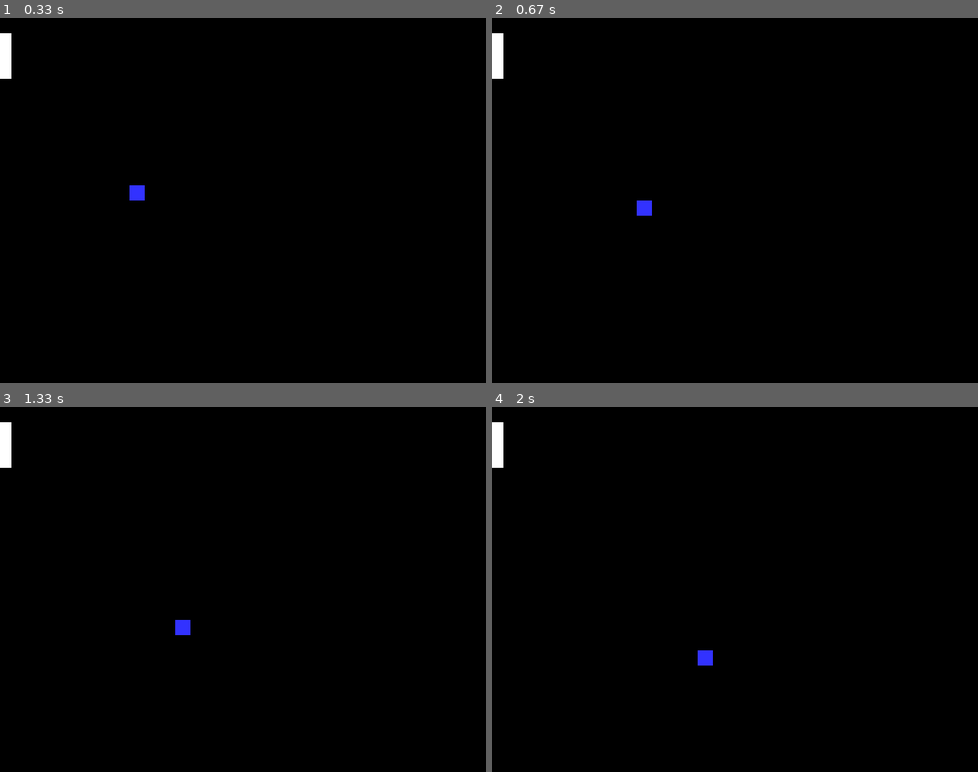
Above: before the commit, frames 1-4 (two rows, left to right).
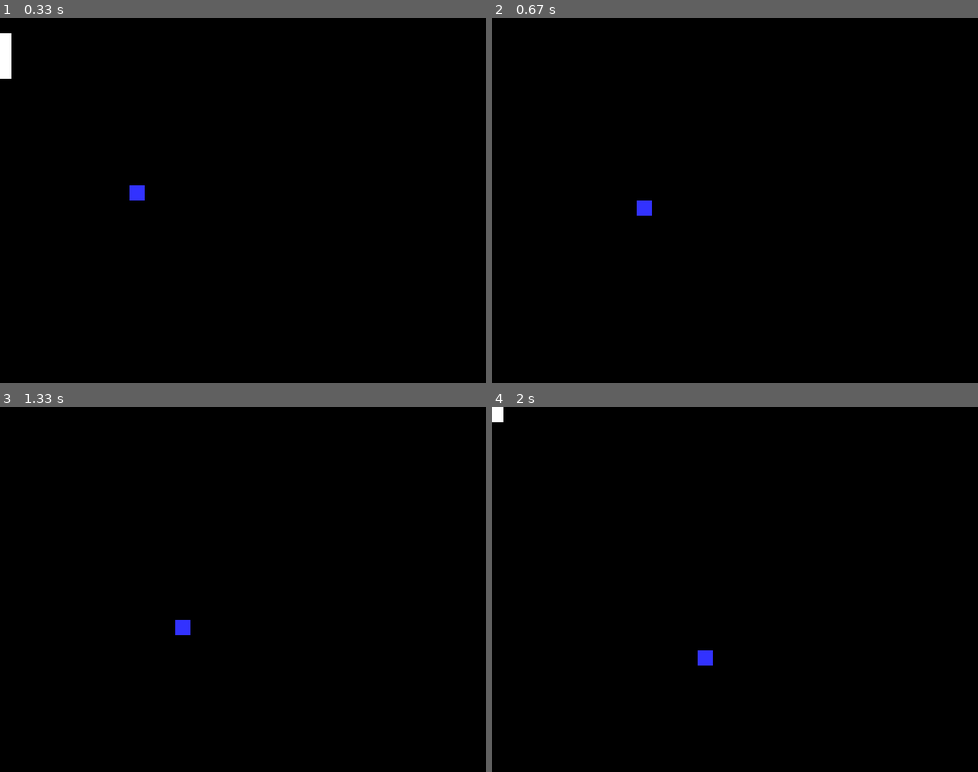
Above: after the commit, the same moments.

Repository: FreeTurkishKebab/usta-acs-tasks
Game: pygame game, started from Pygame/pong_2.py
The game is run twice, just before and just after one commit, with the same random seed, the same clock (stepped at 60 frames per second) and the same inputs.
Inputs:
- Up to frame 1 (0.33 s): no input
- Up to frame 2 (0.67 s): hold Up from 0.33 s (still down)
- Up to frame 3 (1.33 s): release Up at 0.8 s; hold Down 0.83-1.13 s; hold Up from 1.17 s (still down)
- Up to frame 4 (2 s): release Up at 1.53 s; hold Down 1.57-1.93 s; hold Up from 1.97 s (still down)

Frame 1 is identical in both runs. In frame 2, 0.3% of the frame differs, in the area x 0-3%, y 4-17%; in frame 3, 0.3%; in frame 4, 0.4%, in the area x 0-3%, y 0-17%.

Commit message:
Pong final
This is the final version of pong with no extensions

Diff:
--- a/Pygame/pong_2.py
+++ b/Pygame/pong_2.py
@@ -35,23 +35,46 @@
  for event in pygame.event.get():
     if event.type == pygame.QUIT:
        done = True
+ for event in pygame.event.get():
+    if event.type == pygame.QUIT:
+       done = True
+ #End If
+ if event.type == pygame.KEYDOWN:
+    if event.key == pygame.K_UP:
+        y_padd = y_padd - 5
+ # - write logic that happens on key press here
+    elif event.key == pygame.K_DOWN :
+        y_padd = y_padd + 5
+ # - write logic that happens on key press here
+#End If
+ #End If
+#Next event
 #End If
  #Next event
  # -- Game logic goes after this comment
+
  #This is the part of the code which makes the ball bounce
- if y_val == 460 :
+ if y_val >= 460 :
     y_edge = True
     winsound.Beep(800,20)
- elif y_val == 0 :
+    x_direction = x_direction + 0.09
+    y_direction = y_direction + 0.09
+ elif y_val <= 0 :
     y_edge = False
     winsound.Beep(800,20)
+    x_direction = x_direction + 0.09
+    y_direction = y_direction + 0.09
 
- if x_val == 620 :
+ if x_val >= 620 :
     x_edge = True
     winsound.Beep(800,20)
- elif x_val == 0 :
+    x_direction = x_direction + 0.09
+    y_direction = y_direction + 0.09
+ elif x_val <= 0 :
     x_edge = False
     winsound.Beep(800,20)
+    x_direction = x_direction + 0.09
+    y_direction = y_direction + 0.09
 
  if x_edge == False :
     x_val = x_val + x_direction
@@ -63,6 +86,20 @@
  else :
     y_val = y_val - y_direction
 #---------------------------------------------------
+#makes the ball bounce differently depending on where on the pallet it hits
+ if y_val <= y_padd + 50 and y_val >= y_padd - 50 and x_val <= 15 :
+    if y_edge == True and y_val >= y_padd :
+        y_edge = False
+        x_edge = False
+    elif y_edge == True and y_val < y_padd :
+        x_edge = False
+    elif y_edge == False and y_val >= y_padd :
+        x_edge = False
+    elif y_edge == True and y_val < y_padd :
+        y_edge = False
+        x_edge = False
+#------------------------------------------------------------------
+
  # -- Screen background is BLACK
  screen.fill (BLACK)
  # -- Draw here
